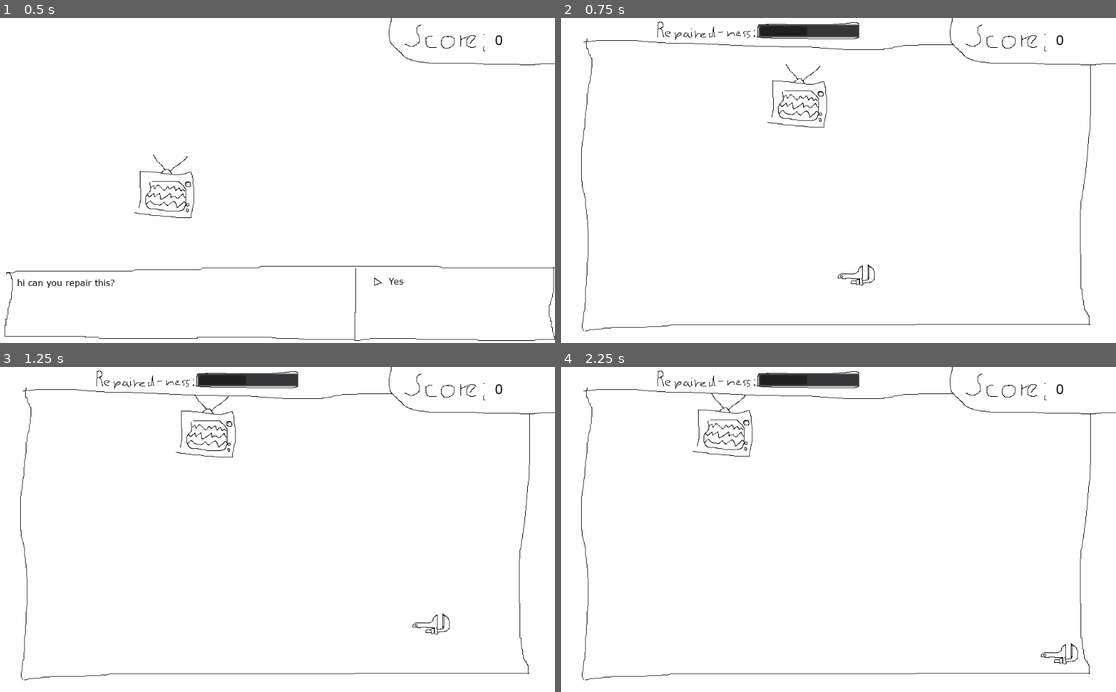
Above: before the commit, frames 1-4 (two rows, left to right).
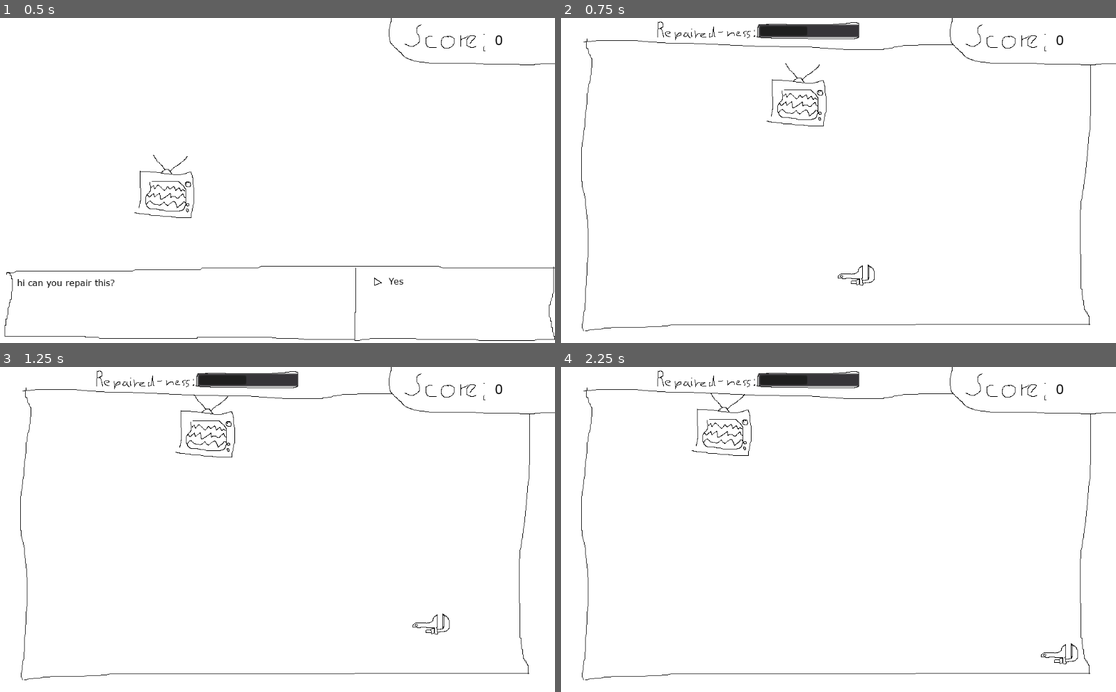
Above: after the commit, the same moments.

Repository: montinevra/repair_anything
Game: Godot game, scene res://scenes/Main.tscn
Same seed, same stepped clock (60 frames per second), same inputs: the game is played once before the commit and once after it.
Inputs:
- Up to frame 1 (0.5 s): no input
- Up to frame 2 (0.75 s): tap Enter (ui_accept) at 0.5, 0.6 s; hold Right (move_right) from 0.53 s (still down)
- Up to frame 3 (1.25 s): keep holding Right (move_right); tap Enter (ui_accept) at 0.77, 1.07 s
- Up to frame 4 (2.25 s): release Right (move_right) at 1.28 s; hold Down (move_down) 1.28-2.03 s; tap Space (shoot) at 1.35 s; tap Enter (ui_accept) at 1.52, 1.55, 1.82, 2.1 s; hold Right (move_right) from 2.03 s (still down)

Frame 1 is identical in both runs. In frame 2, 0.5% of the frame differs, in the area x 36-48%, y 13-34%; in frame 3, 0.3%; in frame 4, 0.5%.

Commit message:
use signal to change room

Diff:
--- a/scripts/Main.gd
+++ b/scripts/Main.gd
@@ -19,23 +19,24 @@
 #		print(m_repairables[i])
 #	_pick_random_repairable()
 	m_store_back_inst.connect("sig_go_front", self, "_go_front")
-	m_store_front_inst.connect("sig_go_back", self, "_go_back")
+	m_store_front_inst.connect("sig_job_accepted", self, "_go_back")
 
 
 func _process(t_delta):
 	match m_room:
-		STORE_FRONT:
-			if Input.is_action_just_pressed("ui_accept"):
-				m_room = STORE_BACK
-#				print("accepted")
-				m_store_back_inst = M_STORE_BACK.instance()
-				m_player = m_store_back_inst.get_node("Player")
-				m_player.connect("sig_shot_fired", self, "_on_shot_fired")
-				add_child(m_store_back_inst)
+#		STORE_FRONT:
+#			if Input.is_action_just_pressed("ui_accept"):
+#				m_room = STORE_BACK
+##				print("accepted")
+#				m_store_back_inst = M_STORE_BACK.instance()
+#				m_player = m_store_back_inst.get_node("Player")
+#				m_player.connect("sig_shot_fired", self, "_on_shot_fired")
+#				add_child(m_store_back_inst)
 		STORE_BACK:
 			if !m_store_back_inst.is_repairing():
 				m_store_back_inst.queue_free()
 				m_room = STORE_FRONT
+				m_store_front_inst.connect("sig_job_accepted", self, "_go_back")
 	pass
 
 
@@ -56,7 +57,10 @@
 	m_room = STORE_BACK
 #	print("accepted")
 	m_store_back_inst = M_STORE_BACK.instance()
+	m_player = m_store_back_inst.get_node("Player")
 	add_child(m_store_back_inst)
+	m_player.connect("sig_shot_fired", self, "_on_shot_fired")
+	m_store_front_inst.disconnect("sig_job_accepted", self, "_go_back")
 
 
 func _go_front():
--- a/scripts/StoreFront.gd
+++ b/scripts/StoreFront.gd
@@ -1,7 +1,6 @@
 extends Node
 
-# var a = 2
-# var b = "text"
+signal sig_job_accepted
 var m_score = 0
 onready var m_dialog_customer = get_node("DialogCustomer")
 onready var m_dialog_player = get_node("DialogPlayer")
@@ -13,7 +12,10 @@
 	m_dialog_customer.text = "hi can you repair this?"
 	m_dialog_player.text = "Yes \n"
 
-#	print("hello")
+
+func _input(event):
+	if Input.is_action_just_pressed("ui_accept"):
+		emit_signal("sig_job_accepted")
 
 
 func set_repairable_texture(t_texture):
